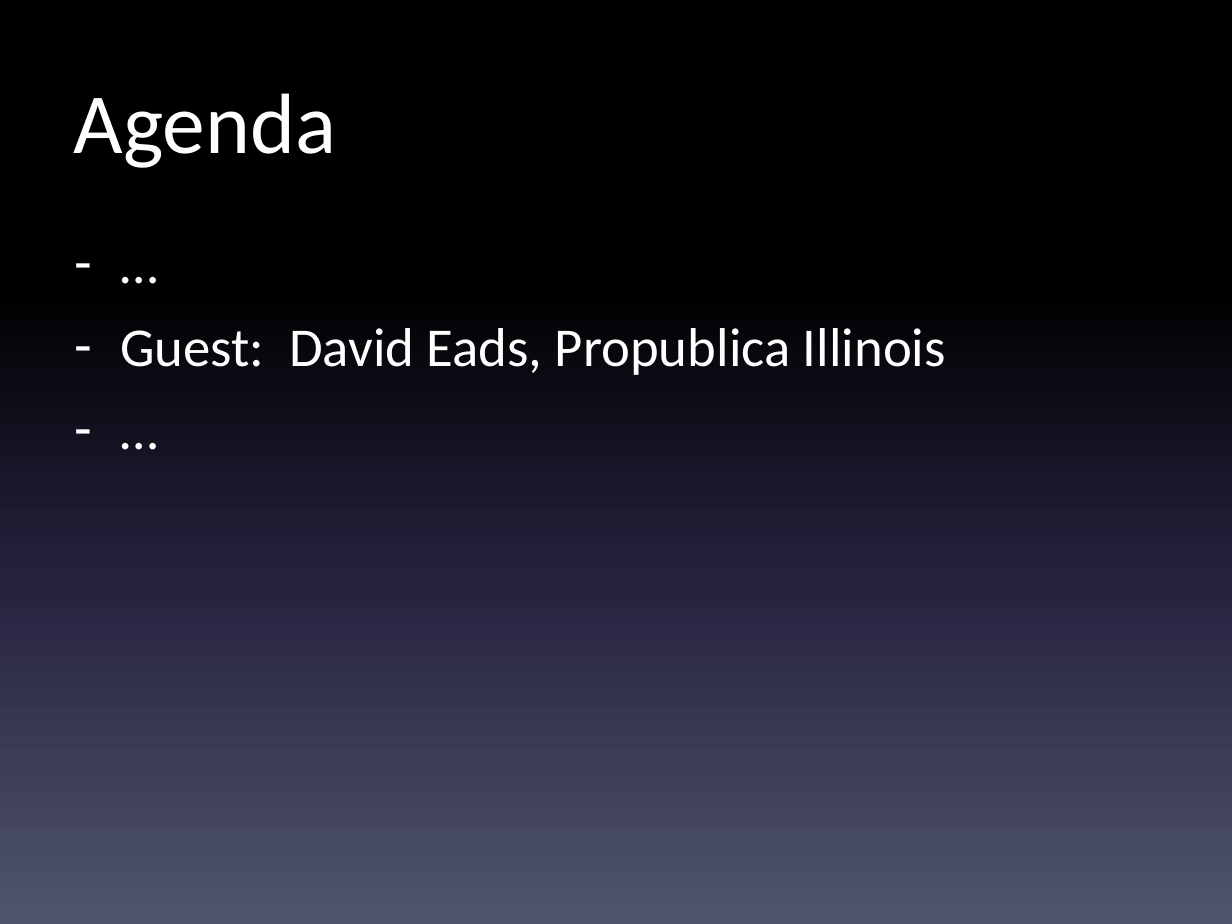
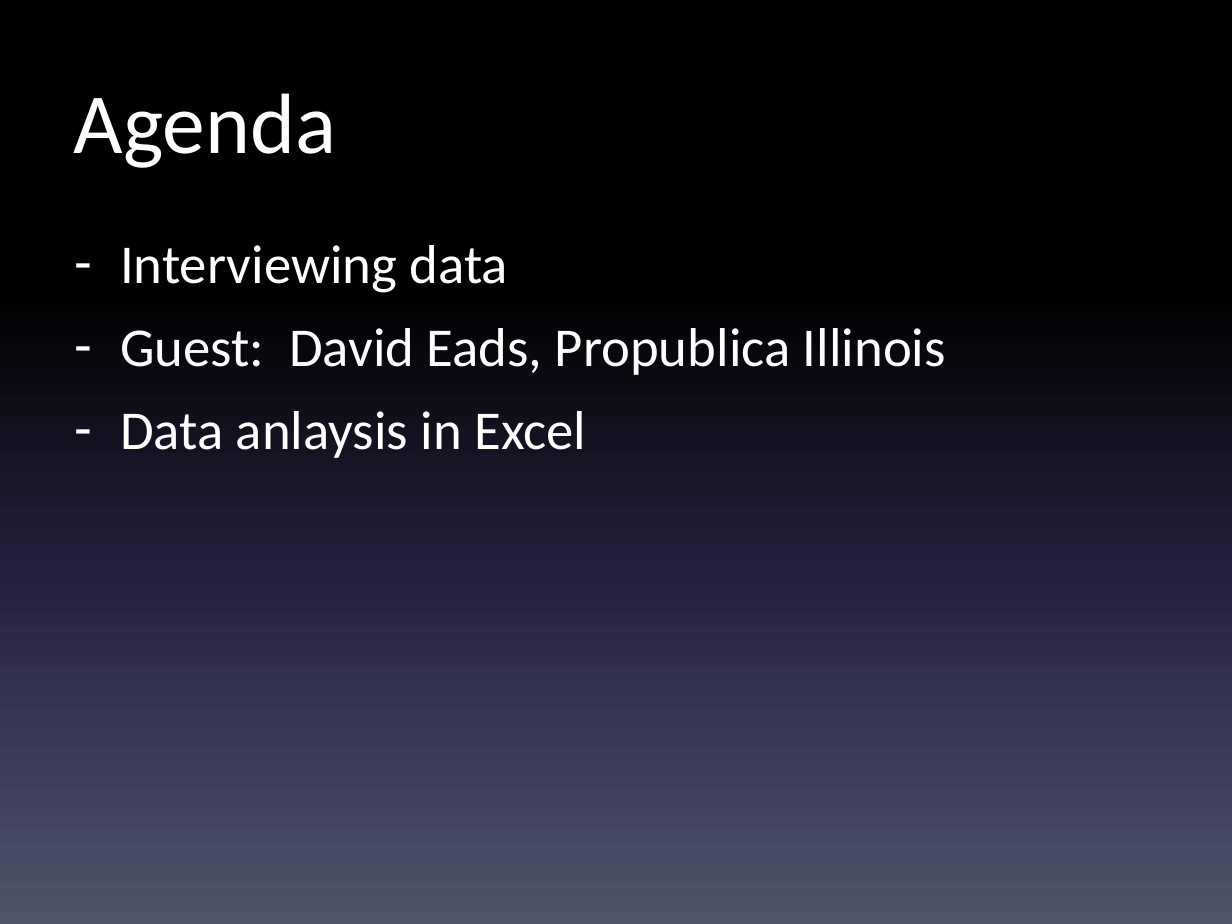
Before and after one commit to shmcminn/digitalframeworks-spring19, a slide deck: slide 4 of class5/digitalframeworks-5.pptx. Drawn at 1232x924 pixels with LibreOffice and Linux fonts; fonts in the diff are those of the drawing. Boxes give left, top, right and bottom in pixels: in the first picture for what was removed or moved away, otherwise in the second. Text is boxed around its words. In the diff, an @@ line names an element or a change of style, - is before the commit and + after.

```diff
--- a/class5/digitalframeworks-5.pptx
+++ b/class5/digitalframeworks-5.pptx
@@ text at box(120, 245, 508, 293): text changed @@
-– …
+– Interviewing data
@@ text at box(120, 411, 586, 458): text changed @@
-– …
+– Data anlaysis in Excel
```
Also in this commit, not shown: 1 other slide changed, 1 slide added, 1 other file.
